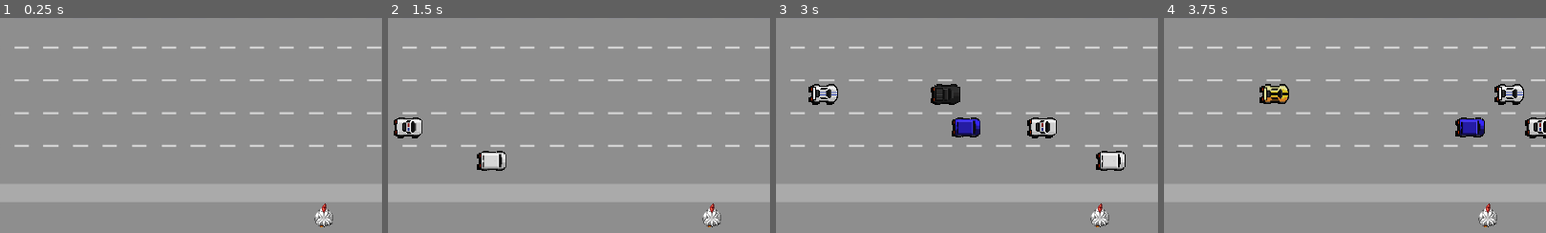
Above: before the commit, frames 1-4 (left to right).
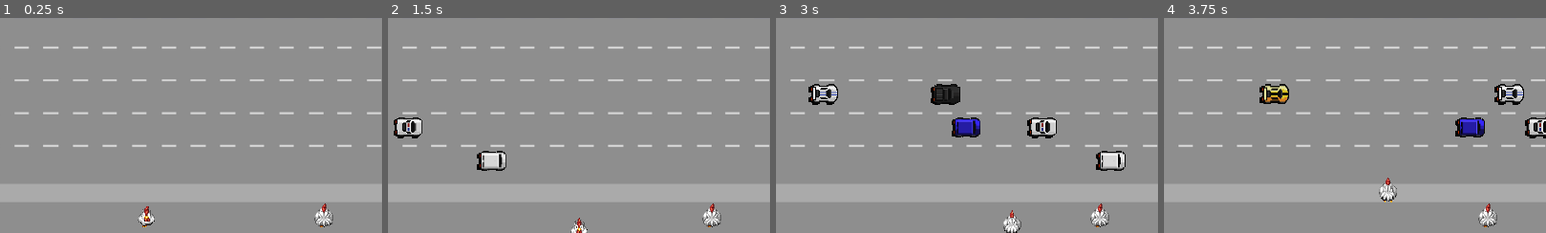
Above: after the commit, the same moments.

Repository: amandarangelaraujo/freeway
Game: Godot game, scene res://Cenas/main.tscn
The game is run twice, just before and just after one commit, with the same random seed, the same clock (stepped at 60 frames per second) and the same inputs.
Inputs:
- Up to frame 1 (0.25 s): no input
- Up to frame 2 (1.5 s): hold D (move_right, bound only after the commit) 0.53-1.28 s; hold S (move_down, bound only after the commit) from 1.28 s (still down)
- Up to frame 3 (3 s): release S (move_down, bound only after the commit) at 2.03 s; hold D (move_right, bound only after the commit) 2.03-2.78 s; hold W (move_up, bound only after the commit) from 2.78 s (still down)
- Up to frame 4 (3.75 s): release W (move_up, bound only after the commit) at 3.53 s; hold A (move_left, bound only after the commit) from 3.53 s (still down)
The pictures show only the part of the screen within x 8-58%, y 50-100%; the shares and areas given below are measured in that part.

The runs differ from the first frame. In frame 1, 0.2% of the frame differs, in the area x 36-41%, y 87-98%; in frame 2, 0.2%; in frame 3, 0.3%, in the area x 59-65%, y 89-100%; in frame 4, 0.3%.

Commit message:
second player

Diff:
--- a/Cenas/main.tscn
+++ b/Cenas/main.tscn
@@ -8,6 +8,7 @@
 [ext_resource type="AudioStream" uid="uid://cdco705l61pul" path="res://Material Freeway/sons/tema.wav" id="5_hy6ko"]
 [ext_resource type="AudioStream" uid="uid://v4ntuy6bj02e" path="res://Material Freeway/sons/ponto.wav" id="6_c2t4u"]
 [ext_resource type="AudioStream" uid="uid://b5uow7r81nn10" path="res://Material Freeway/sons/ganhou.wav" id="7_pyvyj"]
+[ext_resource type="PackedScene" uid="uid://b2wvy1f2friwl" path="res://Cenas/player_2.tscn" id="9_4a121"]
 
 [node name="Main" type="Node"]
 script = ExtResource("1_36c5o")
@@ -16,11 +17,15 @@
 texture = ExtResource("1_k51ya")
 centered = false
 
+[node name="Player2" parent="." instance=ExtResource("9_4a121")]
+position = Vector2(640, 690)
+scale = Vector2(0.3, 0.3)
+
 [node name="LinhaChegada" parent="." instance=ExtResource("1_slqdm")]
 position = Vector2(640, 64)
 
 [node name="Player" parent="." instance=ExtResource("2_cfnea")]
-position = Vector2(640, 690)
+position = Vector2(470, 684)
 
 [node name="HUD" parent="." instance=ExtResource("4_nndhf")]
 
@@ -39,6 +44,7 @@
 stream = ExtResource("6_c2t4u")
 
 [node name="AudioVitoria" type="AudioStreamPlayer2D" parent="."]
+position = Vector2(-11, 9)
 stream = ExtResource("7_pyvyj")
 
 [node name="Timer" type="Timer" parent="."]
--- /dev/null
+++ b/Cenas/player_2.gd
@@ -0,0 +1,61 @@
+extends Area2D
+@export var speed: float = 100.0
+var screen_size: Vector2
+var posicao_inicial: Vector2 = Vector2(340, 690)
+signal pontua
+
+# Called when the node enters the scene tree for the first time.
+func _ready() -> void:
+	screen_size = get_viewport_rect().size
+	position = posicao_inicial
+
+
+func _process(delta: float) -> void:
+	var velocity= Vector2.ZERO
+
+	if Input.is_action_pressed("move_up"): 		#quero que a minha galinha se desloque para cima
+		velocity.y -= 1
+	if Input.is_action_pressed("move_down"):  #Galinha deveria ir para baixo
+		velocity.y += 1
+
+	if Input.is_action_pressed("move_left"):
+		velocity.x -= 1
+	if Input.is_action_pressed("move_right"):
+		velocity.x += 1
+
+	if velocity != Vector2.ZERO:
+		velocity = velocity.normalized() * speed
+	position += velocity * delta
+	#não deixar a galinha sair da tela
+	position.y = clamp(position.y, 0.0, screen_size.y)
+	position.x = clamp(position.x, 0.0, screen_size.x)
+
+	if velocity.y > 0:
+		$Animacao.play("baixo")
+	elif velocity.y < 0:
+		$Animacao.play("cima")
+	elif velocity.x > 0:
+		$Animacao.play("cima")
+	elif velocity.x < 0:
+		$Animacao.play("cima")
+	else:
+		$Animacao.stop()
+
+
+
+
+func _on_body_entered(body: Node2D) -> void:
+	print("Colisão detectada")
+	if body.name == "LinhaChegada":
+		emit_signal("pontua")
+	else:
+		position = posicao_inicial
+		$Audio.play()
+
+
+
+
+
+
+
+#func _on_audio_tema_ready() -> void:
--- /dev/null
+++ b/Cenas/player_2.tscn
@@ -0,0 +1,65 @@
+[gd_scene load_steps=11 format=3 uid="uid://b2wvy1f2friwl"]
+
+[ext_resource type="Script" path="res://Cenas/player_2.gd" id="1_yl26p"]
+[ext_resource type="Texture2D" uid="uid://cq43ydbi5nfyo" path="res://Material Freeway/galinha/baixo/sprite_0.png" id="2_86u84"]
+[ext_resource type="Texture2D" uid="uid://bleawqvukk8gd" path="res://Material Freeway/galinha/baixo/sprite_1.png" id="3_b4q1d"]
+[ext_resource type="Texture2D" uid="uid://coejsjh2h7ebv" path="res://Material Freeway/galinha/baixo/sprite_2.png" id="4_thesx"]
+[ext_resource type="Texture2D" uid="uid://c5mulqi2v7b5h" path="res://Material Freeway/galinha/cima/sprite_0.png" id="5_w604y"]
+[ext_resource type="Texture2D" uid="uid://la7lvaigwos6" path="res://Material Freeway/galinha/cima/sprite_1.png" id="6_sqc21"]
+[ext_resource type="Texture2D" uid="uid://373c24ms3wu4" path="res://Material Freeway/galinha/cima/sprite_2.png" id="7_puurj"]
+[ext_resource type="AudioStream" uid="uid://drpv4b1x8iw0b" path="res://Material Freeway/sons/colide.wav" id="8_t1bcg"]
+
+[sub_resource type="SpriteFrames" id="SpriteFrames_moxvl"]
+animations = [{
+"frames": [{
+"duration": 1.0,
+"texture": ExtResource("2_86u84")
+}, {
+"duration": 1.0,
+"texture": ExtResource("3_b4q1d")
+}, {
+"duration": 1.0,
+"texture": ExtResource("4_thesx")
+}],
+"loop": true,
+"name": &"baixo",
+"speed": 8.0
+}, {
+"frames": [{
+"duration": 1.0,
+"texture": ExtResource("5_w604y")
+}, {
+"duration": 1.0,
+"texture": ExtResource("6_sqc21")
+}, {
+"duration": 1.0,
+"texture": ExtResource("7_puurj")
+}],
+"loop": true,
+"name": &"cima",
+"speed": 8.0
+}]
+
+[sub_resource type="CircleShape2D" id="CircleShape2D_ot1ec"]
+radius = 45.0444
+
+[node name="Player2" type="Area2D"]
+position = Vector2(800, 690)
+collision_layer = 8
+collision_mask = 6
+script = ExtResource("1_yl26p")
+
+[node name="Animacao" type="AnimatedSprite2D" parent="."]
+position = Vector2(10, 10)
+sprite_frames = SubResource("SpriteFrames_moxvl")
+animation = &"baixo"
+
+[node name="Colisao" type="CollisionShape2D" parent="."]
+position = Vector2(8, 17)
+shape = SubResource("CircleShape2D_ot1ec")
+
+[node name="Audio" type="AudioStreamPlayer2D" parent="."]
+position = Vector2(0, -8)
+stream = ExtResource("8_t1bcg")
+
+[connection signal="body_entered" from="." to="." method="_on_body_entered"]
--- a/project.godot
+++ b/project.godot
@@ -21,8 +21,32 @@
 window/size/viewport_height=720
 window/stretch/mode="canvas_items"
 
+[input]
+
+move_up={
+"deadzone": 0.5,
+"events": [Object(InputEventKey,"resource_local_to_scene":false,"resource_name":"","device":-1,"window_id":0,"alt_pressed":false,"shift_pressed":false,"ctrl_pressed":false,"meta_pressed":false,"pressed":false,"keycode":0,"physical_keycode":87,"key_label":0,"unicode":119,"location":0,"echo":false,"script":null)
+]
+}
+move_down={
+"deadzone": 0.5,
+"events": [Object(InputEventKey,"resource_local_to_scene":false,"resource_name":"","device":-1,"window_id":0,"alt_pressed":false,"shift_pressed":false,"ctrl_pressed":false,"meta_pressed":false,"pressed":false,"keycode":0,"physical_keycode":83,"key_label":0,"unicode":115,"location":0,"echo":false,"script":null)
+]
+}
+move_left={
+"deadzone": 0.5,
+"events": [Object(InputEventKey,"resource_local_to_scene":false,"resource_name":"","device":-1,"window_id":0,"alt_pressed":false,"shift_pressed":false,"ctrl_pressed":false,"meta_pressed":false,"pressed":false,"keycode":0,"physical_keycode":65,"key_label":0,"unicode":97,"location":0,"echo":false,"script":null)
+]
+}
+move_right={
+"deadzone": 0.5,
+"events": [Object(InputEventKey,"resource_local_to_scene":false,"resource_name":"","device":-1,"window_id":0,"alt_pressed":false,"shift_pressed":false,"ctrl_pressed":false,"meta_pressed":false,"pressed":false,"keycode":0,"physical_keycode":68,"key_label":0,"unicode":100,"location":0,"echo":false,"script":null)
+]
+}
+
 [layer_names]
 
 2d_physics/layer_1="player"
 2d_physics/layer_2="linhaChegada"
 2d_physics/layer_3="carro"
+2d_physics/layer_4="player2"
Not shown: 1 places in Cenas/main.tscn that only renumber resources
